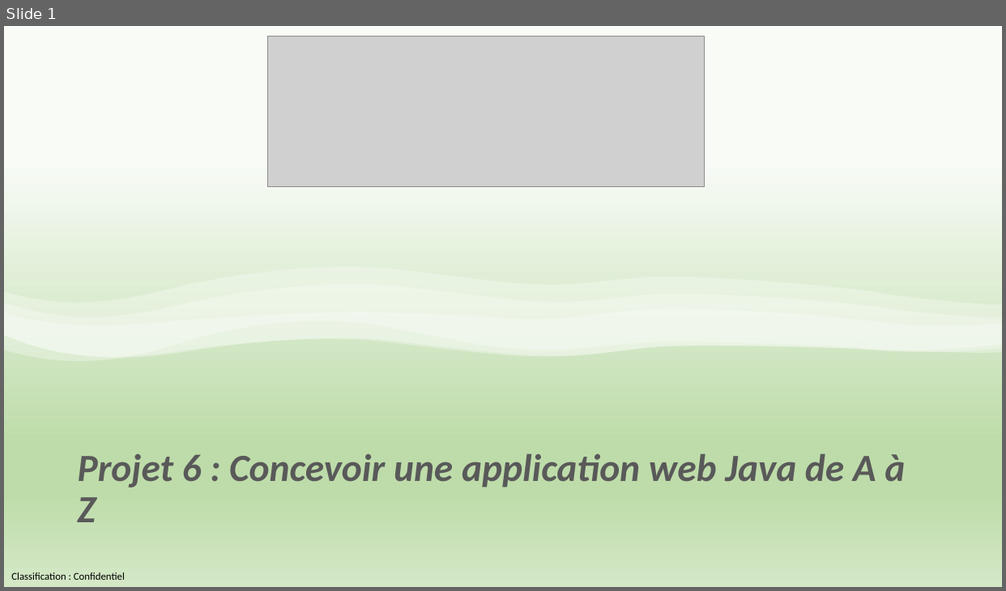
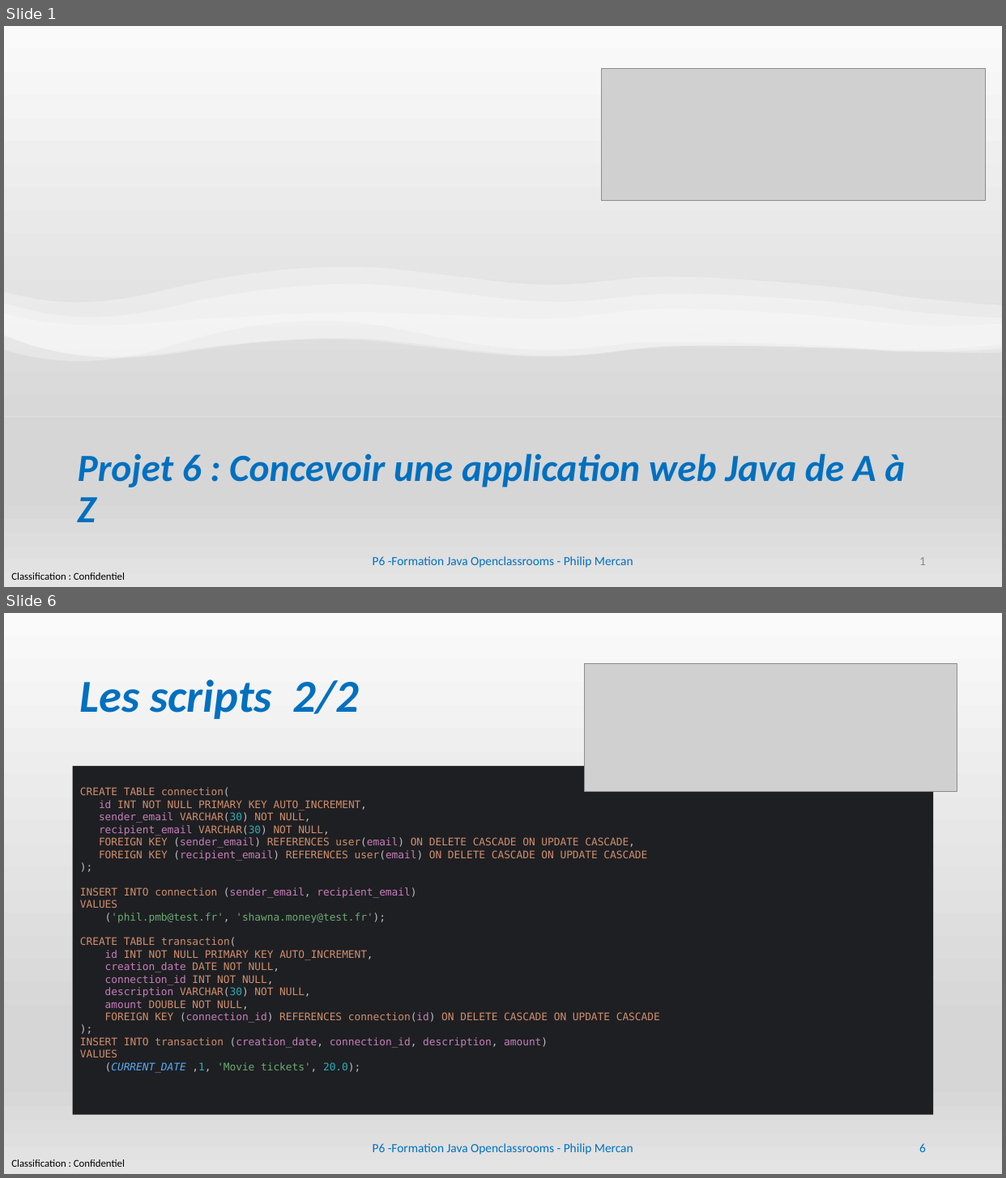
Before and after one commit to PhilAuto83/PayMyBuddy-PM, a slide deck: Mercan_Philip_5_slides_032024.pptx. Shown one above the other, each under a label of ours: slide 1 before the commit, slides 1 and 6 after it; the slides between them are not shown. The pictures are 1006x591 and 1006x1178 pixels, drawn with LibreOffice and Linux fonts; fonts in the diff are those of the drawing; grey boxes stand for pictures. Boxes give left, top, right and bottom in pixels: in the first picture for what was removed or moved away, otherwise in the second. Text is boxed around its words. In the diff, an @@ line names an element or a change of style, - is before the commit and + after.

```diff
--- a/Mercan_Philip_5_slides_032024.pptx
+++ b/Mercan_Philip_5_slides_032024.pptx
@@ slide 6 added at (4, 613, 1002, 1174), background gradient #FAFAFA to #D7D7D7 to #E4E4E4; not listed: 1 template element that a slide beside it also shows @@
@@ title added at (80, 679, 360, 719), 44 pt, text #0070C0, bold, italic @@
+Les scripts 2/2
@@ picture added at (585, 664, 957, 792) @@
@@ text added at (73, 763, 934, 1119), fill #1E1F22, 10 pt, text #CF8E6D @@
+CREATE TABLE connection(
+id INT NOT NULL PRIMARY KEY AUTO_INCREMENT,
+sender_email VARCHAR(30) NOT NULL,
+recipient_email VARCHAR(30) NOT NULL,
+FOREIGN KEY (sender_email) REFERENCES user(email) ON DELETE CASCADE ON UPDATE CASCADE,
+FOREIGN KEY (recipient_email) REFERENCES user(email) ON DELETE CASCADE ON UPDATE CASCADE
+);
+INSERT INTO connection (sender_email, recipient_email)
+VALUES
+('phil.pmb@test.fr', 'shawna.money@test.fr');
+CREATE TABLE transaction(
+id INT NOT NULL PRIMARY KEY AUTO_INCREMENT,
+creation_date DATE NOT NULL,
+connection_id INT NOT NULL,
+description VARCHAR(30) NOT NULL,
+amount DOUBLE NOT NULL,
+FOREIGN KEY (connection_id) REFERENCES connection(id) ON DELETE CASCADE ON UPDATE CASCADE
+);
+INSERT INTO transaction (creation_date, connection_id, description, amount)
+VALUES
+(CURRENT_DATE ,1, 'Movie tickets', 20.0);
@@ text added at (373, 1144, 633, 1155), 12 pt, text #0070C0 @@
+P6 -Formation Java Openclassrooms - Philip Mercan
@@ page number added at (919, 1144, 926, 1152), 12 pt, text #0070C0 @@
+6
@@ slide 1 changed as well @@
@@ background gradient #F8FBF6 to #BEDCAA to #D4E8C6 to gradient #FAFAFA to #D7D7D7 to #E4E4E4 @@
@@ picture: place and size @@
-picture at (267, 37, 704, 187)
+picture at (602, 69, 986, 201)
@@ freeform shape at (4, 318, 1002, 416): fill gradient #F8FBF6 to #BEDCAA to #D4E8C6 to gradient #FAFAFA to #D7D7D7 to #E4E4E4 @@
@@ title "Projet 6 : Concevoir une ..." at (78, 454, 905, 523): text colour #595959 to #0070C0 @@
@@ text added at (373, 557, 633, 568), 12 pt, text #0070C0 @@
+P6 -Formation Java Openclassrooms - Philip Mercan
@@ page number added at (919, 557, 926, 565), 12 pt, text #8C8C8C @@
+1
```
Also in this commit, not shown: 11 other slides added, 2 other files.
